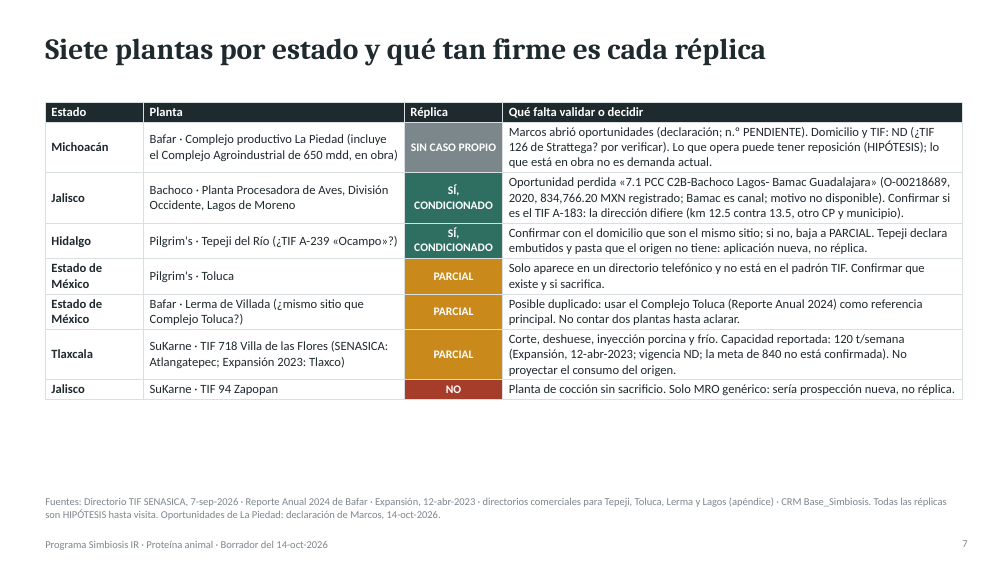
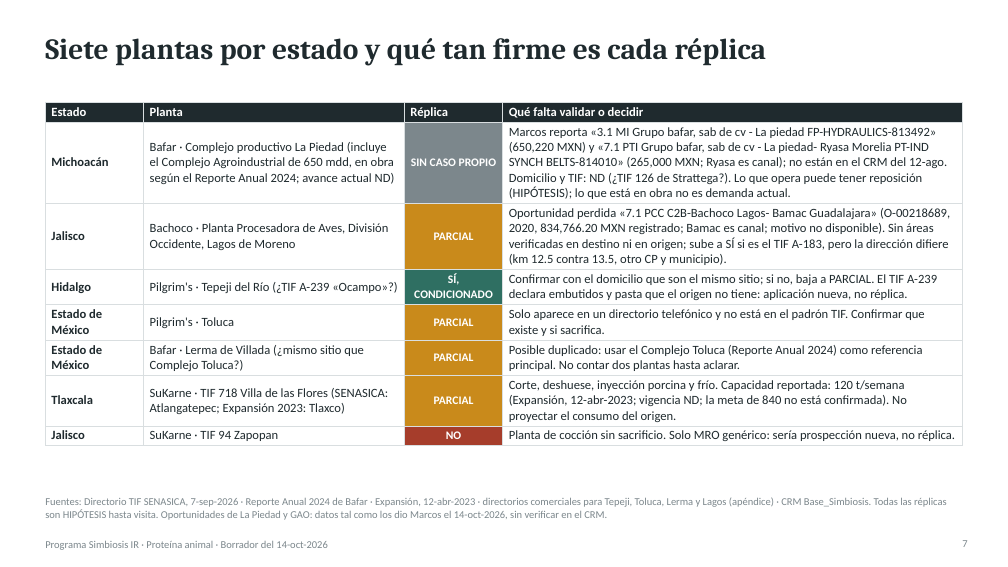
Before and after one commit to Marckqalex/Simbiosis-IR, a slide deck: slide 7 of entregables/Simbiosis_IR_Proteina_Animal_Entregable1.pptx. Drawn at 1008x567 pixels with LibreOffice and Linux fonts; fonts in the diff are those of the drawing. Boxes give left, top, right and bottom in pixels: in the first picture for what was removed or moved away, otherwise in the second. Text is boxed around its words. In the diff, an @@ line names an element or a change of style, - is before the commit and + after.

```diff
--- a/entregables/Simbiosis_IR_Proteina_Animal_Entregable1.pptx
+++ b/entregables/Simbiosis_IR_Proteina_Animal_Entregable1.pptx
@@ table at [45, 102, 963, 445] @@
-row 2, column 2: Bafar · Complejo productivo La Piedad (incluye el Complejo Agroindustrial de 650 mdd, en obra)
+row 2, column 2: Bafar · Complejo productivo La Piedad (incluye el Complejo Agroindustrial de 650 mdd, en obra según el Reporte Anual 2024; avance actual ND)
-row 2, column 4: Marcos abrió oportunidades (declaración; n.º PENDIENTE). Domicilio y TIF: ND (¿TIF 126 de Strattega? por verificar). Lo que opera puede tener reposición (HIPÓTESIS); lo que está en obra no es demanda actual.
+row 2, column 4: Marcos reporta «3.1 MI Grupo bafar, sab de cv - La piedad FP-HYDRAULICS-813492» (650,220 MXN) y «7.1 PTI Grupo bafar, sab de cv - La piedad- Ryasa Morelia PT-IND SYNCH BELTS-814010» (265,000 MXN; Ryasa es canal); no están en el CRM del 12-ago. Domicilio y TIF: ND (¿TIF 126 de Strattega?). Lo que opera puede tener reposición (HIPÓTESIS); lo que está en obra no es demanda actual.
-row 3, column 3: SÍ, CONDICIONADO
+row 3, column 3: PARCIAL
-row 3, column 4: Oportunidad perdida «7.1 PCC C2B-Bachoco Lagos- Bamac Guadalajara» (O-00218689, 2020, 834,766.20 MXN registrado; Bamac es canal; motivo no disponible). Confirmar si es el TIF A-183: la dirección difiere (km 12.5 contra 13.5, otro CP y municipio).
+row 3, column 4: Oportunidad perdida «7.1 PCC C2B-Bachoco Lagos- Bamac Guadalajara» (O-00218689, 2020, 834,766.20 MXN registrado; Bamac es canal; motivo no disponible). Sin áreas verificadas en destino ni en origen; sube a SÍ si es el TIF A-183, pero la dirección difiere (km 12.5 contra 13.5, otro CP y municipio).
-row 4, column 4: Confirmar con el domicilio que son el mismo sitio; si no, baja a PARCIAL. Tepeji declara embutidos y pasta que el origen no tiene: aplicación nueva, no réplica.
+row 4, column 4: Confirmar con el domicilio que son el mismo sitio; si no, baja a PARCIAL. El TIF A-239 declara embutidos y pasta que el origen no tiene: aplicación nueva, no réplica.
@@ fill #2F6F62 to #C98A1B in row 3, column 3 @@
@@ text at [45, 497, 946, 520]: text changed @@
-Fuentes: Directorio TIF SENASICA, 7-sep-2026 · Reporte Anual 2024 de Bafar · Expansión, 12-abr-2023 · directorios comerciales para Tepeji, Toluca, Lerma y Lagos (apéndice) · CRM Base_Simbiosis. Todas las réplicas son HIPÓTESIS hasta visita. Oportunidades de La Piedad: declaración de Marcos, 14-oct-2026.
+Fuentes: Directorio TIF SENASICA, 7-sep-2026 · Reporte Anual 2024 de Bafar · Expansión, 12-abr-2023 · directorios comerciales para Tepeji, Toluca, Lerma y Lagos (apéndice) · CRM Base_Simbiosis. Todas las réplicas son HIPÓTESIS hasta visita. Oportunidades de La Piedad y GAO: datos tal como los dio Marcos el 14-oct-2026, sin verificar en el CRM.
```
Also in this commit, not shown: 7 other slides changed, 1 slide added, 8 other files.
